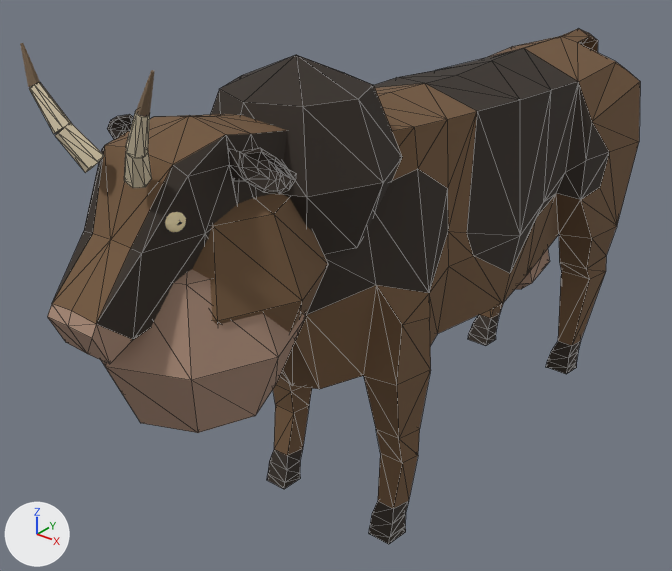
The glTF model client/public/models/npcs/bull.glb as it was, and as the next commit left it.
One viewpoint serves both versions: a camera (50 mm lens) standing at (5.59, -9.07, 7.15) and looking at (-0.5, -1.45, 2.43). The axes (+X, +Y, +Z) are drawn at lower left. The lights are the same throughout. The picture after the commit comes second. Mesh edges are drawn as thin lines on the coarser meshes. Where no turn or scale is listed for an object, it has been applied to the vertices.

Before the edit, the objects in view are built like this:
```python
me_eq_bull_dewlapmesh = bpy.data.meshes.new('EQ_Bull_DewlapMesh')
me_eq_bull_dewlapmesh.from_pydata(...)  # a UV sphere (8 segments, 4 rings, poles along z) spanning x -1.0..1.0, y -1.0..1.0, z -1.0..1.0
me_eq_bull_dewlapmesh.materials.append(mat_eq_bull_muzzle_001)  # beige #a88976
me_eq_bull_horn_l_basemesh = bpy.data.meshes.new('EQ_Bull_Horn_L_BaseMesh')
me_eq_bull_horn_l_basemesh.from_pydata(...)  # 14 vertices, 24 faces; spans x -0.158..0.18, y -0.138..0.162, z -0.199..0.191
me_eq_bull_horn_l_basemesh.materials.append(mat_eq_bull_horn_cream)  # beige #e5d6b6
me_eq_bull_shoulder_humpmesh = bpy.data.meshes.new('EQ_Bull_Shoulder_HumpMesh')
me_eq_bull_shoulder_humpmesh.from_pydata(...)  # a UV sphere (8 segments, 4 rings, poles along z) spanning x -1.0..1.0, y -1.0..1.0, z -1.0..1.0
me_eq_bull_shoulder_humpmesh.materials.append(mat_eq_bull_dark_points_001)  # brown #352c24
me_eq_bull_thick_neckmesh = bpy.data.meshes.new('EQ_Bull_Thick_NeckMesh')
me_eq_bull_thick_neckmesh.from_pydata(...)  # a UV sphere (8 segments, 4 rings, poles along z) spanning x -1.0..1.0, y -1.0..1.0, z -1.0..1.0
me_eq_bull_thick_neckmesh.materials.append(mat_eq_bull_hide_brown_001)  # brown #73573c
ob_eq_bull_dewlap = bpy.data.objects.new('EQ_Bull_Dewlap', me_eq_bull_dewlapmesh)
ob_eq_bull_dewlap.location = (0.0, -4.1, 3.22)
ob_eq_bull_horn_l_base = bpy.data.objects.new('EQ_Bull_Horn_L_Base', me_eq_bull_horn_l_basemesh)
ob_eq_bull_horn_l_base.location = (-0.34, -4.84, 4.96)
ob_eq_bull_shoulder_hump = bpy.data.objects.new('EQ_Bull_Shoulder_Hump', me_eq_bull_shoulder_humpmesh)
ob_eq_bull_shoulder_hump.location = (0.0, -2.65, 4.35)
ob_eq_bull_thick_neck = bpy.data.objects.new('EQ_Bull_Thick_Neck', me_eq_bull_thick_neckmesh)
ob_eq_bull_thick_neck.location = (0.0, -3.78, 3.62)
# also in view: 'Bull' at (0.0, -0.81, 2.51); 'EQ_Bull_Horn_L_Mid' at (-0.51, -4.93, 5.25)
```
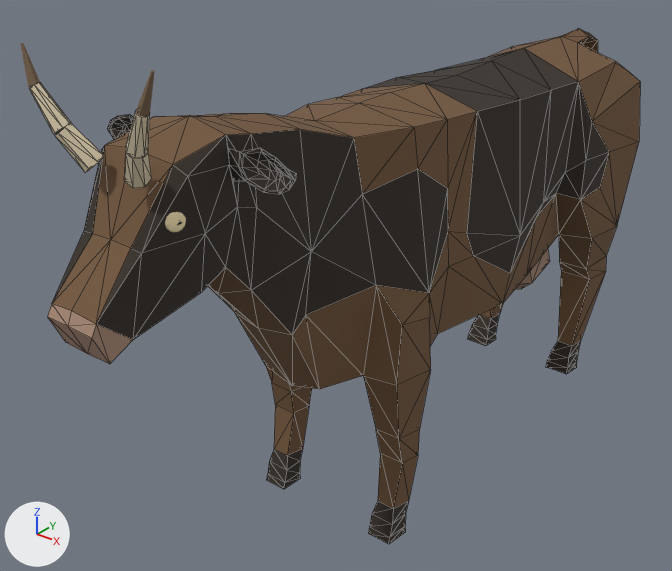
The change in detail:
Object 'EQ_Bull_Dewlap' (ob_eq_bull_dewlap) is deleted.
Object 'EQ_Bull_Thick_Neck' (ob_eq_bull_thick_neck) is deleted.
Object 'EQ_Bull_Shoulder_Hump' (ob_eq_bull_shoulder_hump) is deleted.

Changed parts and their boxes [x1, y1, x2, y2] in the pictures (672 x 571 px):
'EQ_Bull_Shoulder_Hump', deleted
    before: [211, 55, 402, 255]
'EQ_Bull_Dewlap', deleted (beige)
    before: [101, 270, 306, 433]
'EQ_Bull_Thick_Neck', deleted (brown)
    before: [192, 194, 328, 333]
